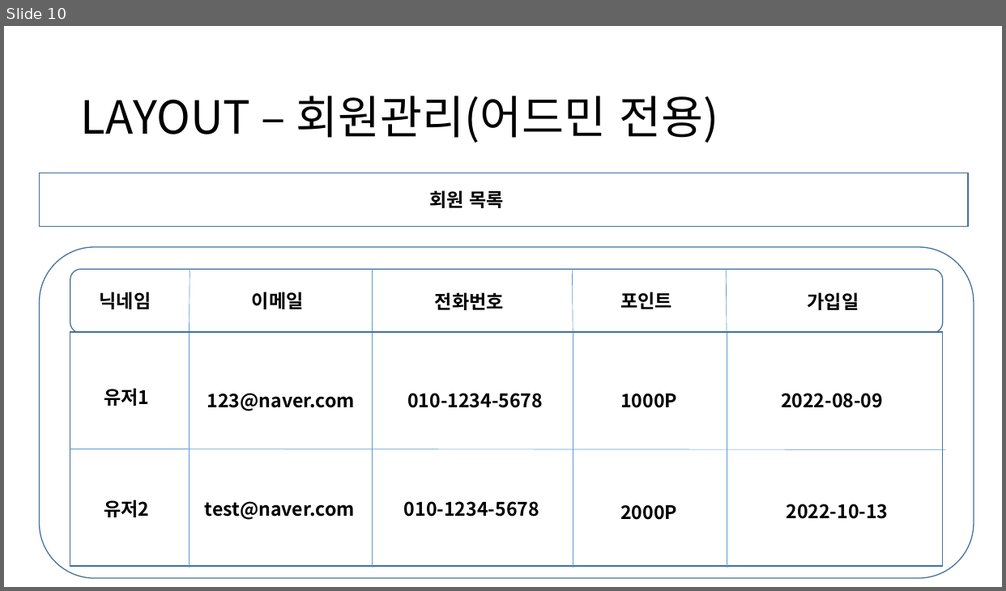
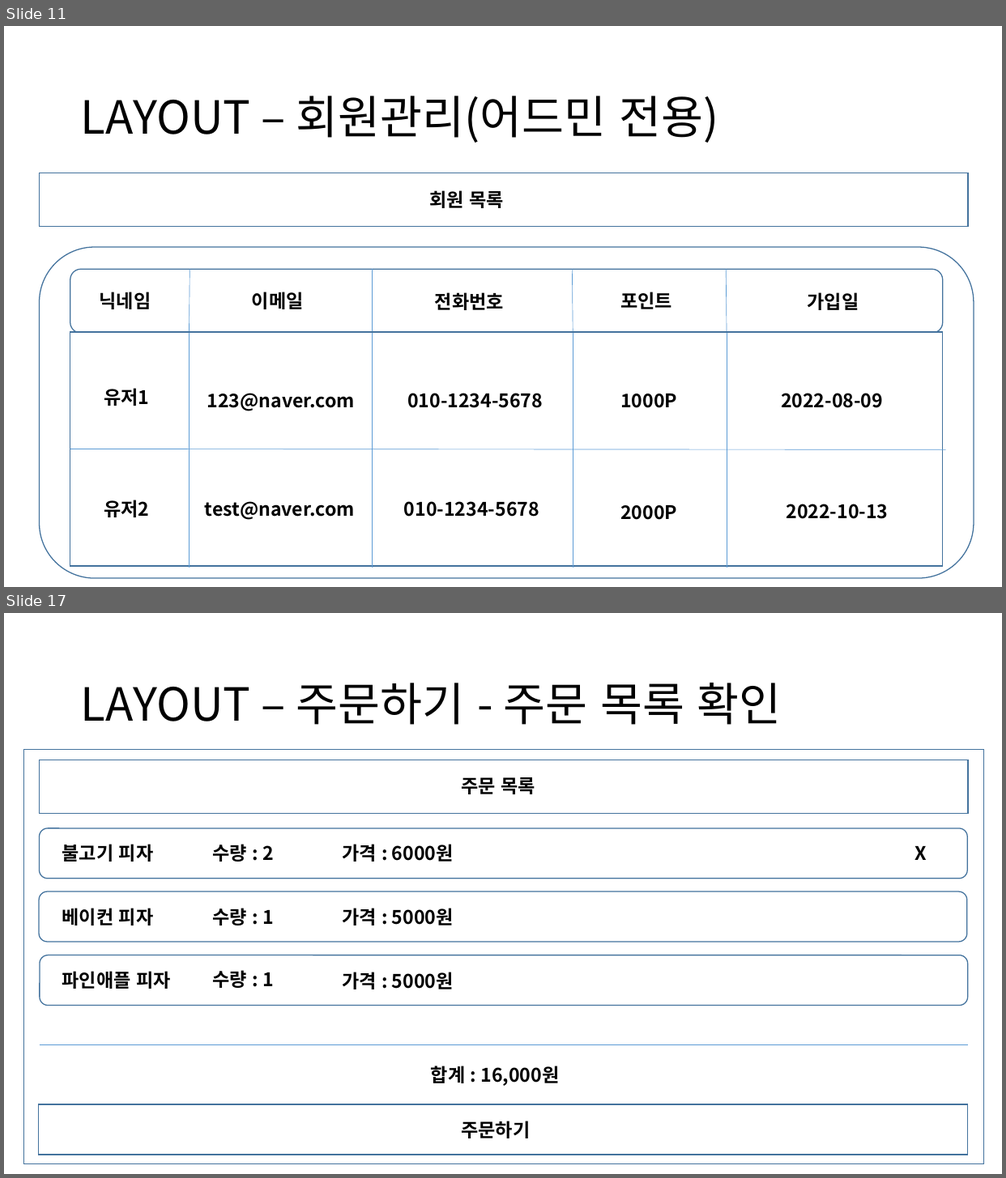
Before and after one commit to Camelllia/BaeminApplication, a slide deck: 202131205_김승진_실무게임프로그래밍_기획서.pptx. Shown one above the other, each under a label of ours: slide 10 before the commit, slides 11 and 17 after it; the slides between them are not shown. The pictures are 1006x591 and 1006x1178 pixels, drawn with LibreOffice and Linux fonts; fonts in the diff are those of the drawing. Boxes give left, top, right and bottom in pixels: in the first picture for what was removed or moved away, otherwise in the second. Text is boxed around its words. In the diff, an @@ line names an element or a change of style, - is before the commit and + after.

```diff
--- a/202131205_김승진_실무게임프로그래밍_기획서.pptx
+++ b/202131205_김승진_실무게임프로그래밍_기획서.pptx
@@ slide 17 added at [4,613,1002,1174], background #FFFFFF @@
@@ title added at [81,683,782,725], 44 pt, text #000000 @@
+LAYOUT – 주문하기 - 주문 목록 확인
@@ rectangle added at [23,749,984,1164], fill #FFFFFF, outline #43739E 1 pt @@
@@ rectangle added at [39,760,968,814], fill #FFFFFF, outline #43739E 1 pt @@
@@ text added at [461,777,535,794], 18 pt, text #000000, bold @@
+주문 목록
@@ rounded rectangle added at [39,828,967,879], fill #FFFFFF, outline #43739E 1 pt @@
@@ text added at [62,844,154,862], 18 pt, text #000000, bold @@
+불고기 피자
@@ text added at [212,844,274,862], 18 pt, text #000000, bold @@
+수량 : 2
@@ text added at [342,844,454,862], 18 pt, text #000000, bold @@
+가격 : 6000원
@@ text added at [914,846,926,860], 18 pt, text #000000, bold @@
+X
@@ rounded rectangle added at [39,892,967,942], fill #FFFFFF, outline #43739E 1 pt @@
@@ text added at [62,908,154,926], 18 pt, text #000000, bold @@
+베이컨 피자
@@ text added at [212,908,274,926], 18 pt, text #000000, bold @@
+수량 : 1
@@ text added at [342,908,454,926], 18 pt, text #000000, bold @@
+가격 : 5000원
@@ rounded rectangle added at [40,955,968,1005], fill #FFFFFF, outline #43739E 1 pt @@
@@ text added at [62,971,171,989], 18 pt, text #000000, bold @@
+파인애플 피자
@@ text added at [212,970,274,988], 18 pt, text #000000, bold @@
+수량 : 1
@@ text added at [342,972,454,990], 18 pt, text #000000, bold @@
+가격 : 5000원
@@ line added from (39, 1045) to (968, 1045), #5B9BD5 0.5 pt @@
@@ text added at [431,1066,560,1086], 18 pt, text #000000, bold @@
+합계 : 16,000원
@@ rectangle added at [39,1105,967,1155], fill #FFFFFF, outline #43739E 1 pt @@
@@ text added at [461,1121,530,1139], 18 pt, text #000000, bold @@
+주문하기
@@ what was slide 10 is now slide 11 @@
```
Also in this commit, not shown: 3 slides changed, 6 other slides added, 1 slide removed, 4 other files.
